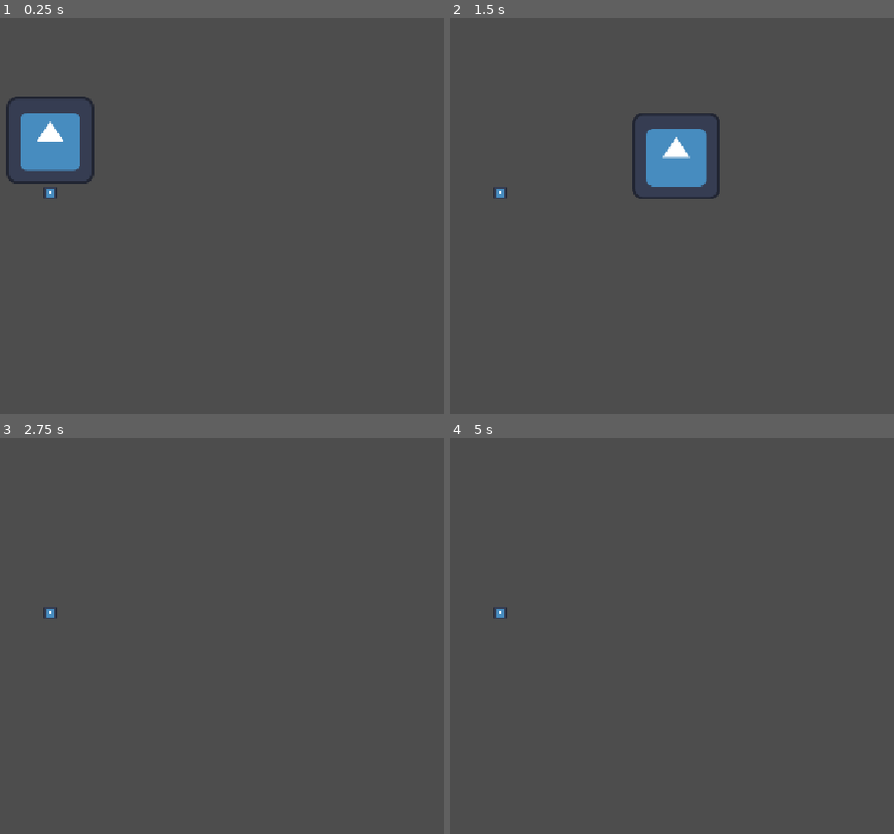
Above: before the commit, frames 1-4 (two rows, left to right).
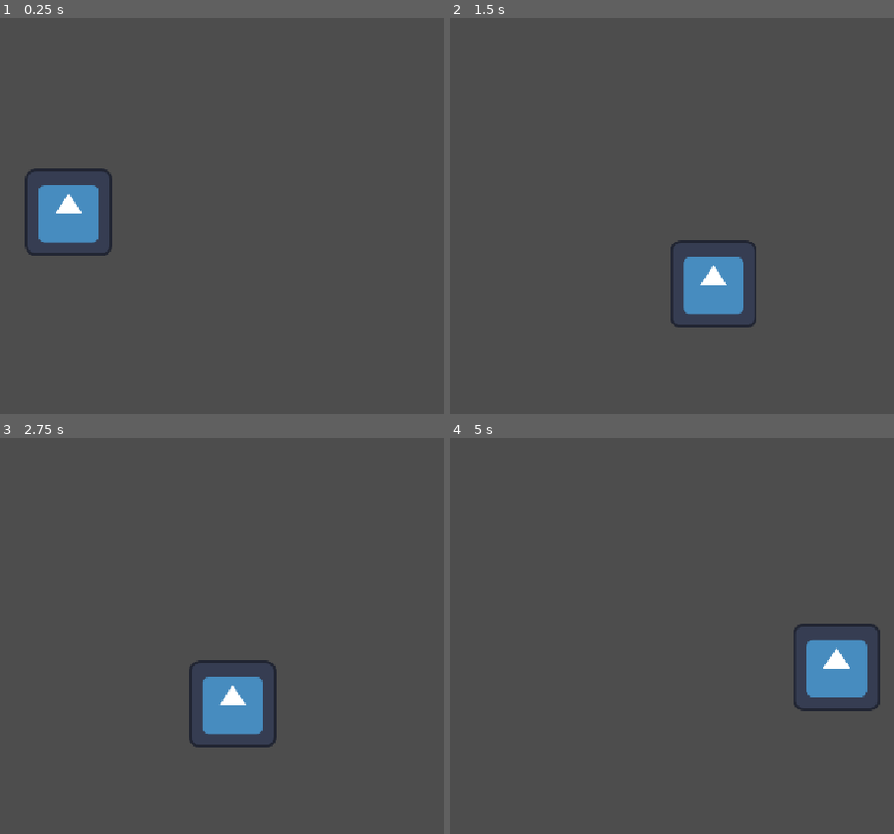
Above: after the commit, the same moments.

Repository: timkuessner/test-game-project
Game: Godot game, scene res://main.tscn
Two runs of this game, one before a commit and one after it. Both use one fixed random seed, a clock stepped at 60 frames per second and the inputs below. The engine's default icon, where the game draws it, is replaced by a stand-in: a white triangle on a blue panel in a dark square.
Inputs:
- Up to frame 1 (0.25 s): no input
- Up to frame 2 (1.5 s): tap Enter (ui_accept) at 0.5, 0.6, 0.77, 1.07, 1.35 s; hold Right (ui_right) from 0.53 s (still down)
- Up to frame 3 (2.75 s): tap Enter (ui_accept) at 1.52, 1.82, 2.1 s; release Right (ui_right) at 2.03 s; hold Left (ui_left) from 2.03 s (still down)
- Up to frame 4 (5 s): release Left (ui_left) at 2.78 s; hold Right (ui_right) 2.78-4.28 s; tap Enter (ui_accept) at 2.85, 3.02, 3.32, 3.6, 3.77, 4.07, 4.35, 4.52, 4.82 s; hold Left (ui_left) from 4.28 s (still down)

The runs differ from the first frame. In frame 1, 4.9% of the frame differs, in the area x 1-26%, y 19-61%; in frame 2, 5.0%, in the area x 9-69%, y 24-79%; in frame 3, 2.6%; in frame 4, 2.6%.

Commit message:
gooooood game

Diff:
--- /dev/null
+++ b/character_body_2d.gd
@@ -0,0 +1,25 @@
+extends CharacterBody2D
+
+
+const SPEED = 300.0
+const JUMP_VELOCITY = -400.0
+
+
+func _physics_process(delta: float) -> void:
+	# Add the gravity.
+	if not is_on_floor():
+		velocity += get_gravity() * delta
+
+	# Handle jump.
+	if Input.is_action_just_pressed("ui_accept") and is_on_floor():
+		velocity.y = JUMP_VELOCITY
+
+	# Get the input direction and handle the movement/deceleration.
+	# As good practice, you should replace UI actions with custom gameplay actions.
+	var direction := Input.get_axis("ui_left", "ui_right")
+	if direction:
+		velocity.x = direction * SPEED
+	else:
+		velocity.x = move_toward(velocity.x, 0, SPEED)
+
+	move_and_slide()
--- a/main.tscn
+++ b/main.tscn
@@ -1,35 +1,38 @@
 [gd_scene format=3 uid="uid://cublstu1w2udd"]
 
+[ext_resource type="Script" uid="uid://b8p65lo7l35n8" path="res://character_body_2d.gd" id="1_0xm2m"]
 [ext_resource type="Texture2D" uid="uid://bfti1kuomulq8" path="res://icon.svg" id="1_ig7tw"]
-[ext_resource type="Script" uid="uid://p0ck24j8ljoq" path="res://sprite_2d.gd" id="2_0xm2m"]
 
-[sub_resource type="RectangleShape2D" id="RectangleShape2D_gfxkb"]
-size = Vector2(133, 133)
+[sub_resource type="CapsuleShape2D" id="CapsuleShape2D_kej8o"]
+radius = 62.0
+height = 126.0
 
-[sub_resource type="RectangleShape2D" id="RectangleShape2D_k5pq1"]
+[sub_resource type="WorldBoundaryShape2D" id="WorldBoundaryShape2D_kej8o"]
+normal = Vector2(2.7743252e-07, -1)
+distance = -7.0182753
 
 [node name="Node2D" type="Node2D" unique_id=673185833]
 
-[node name="CharacterBody2D" type="CharacterBody2D" parent="." unique_id=1341716582]
-position = Vector2(0, -100)
-script = ExtResource("2_0xm2m")
+[node name="Camera2D" type="Camera2D" parent="." unique_id=598048131]
 
-[node name="Sprite2D" type="Sprite2D" parent="CharacterBody2D" unique_id=1662998041]
+[node name="CharacterBody2D" type="CharacterBody2D" parent="." unique_id=1972972001]
+script = ExtResource("1_0xm2m")
+
+[node name="Sprite2D" type="Sprite2D" parent="CharacterBody2D" unique_id=934764609]
 texture = ExtResource("1_ig7tw")
 
-[node name="CollisionShape2D" type="CollisionShape2D" parent="CharacterBody2D" unique_id=454440022]
-position = Vector2(-0.5, 0.5)
-shape = SubResource("RectangleShape2D_gfxkb")
+[node name="CollisionShape2D" type="CollisionShape2D" parent="CharacterBody2D" unique_id=749300055]
+shape = SubResource("CapsuleShape2D_kej8o")
 
-[node name="Camera2D" type="Camera2D" parent="." unique_id=1843070524]
+[node name="StaticBody2D2" type="StaticBody2D" parent="." unique_id=2143889699]
 
-[node name="StaticBody2D" type="StaticBody2D" parent="." unique_id=1027115828]
-disable_mode = 1
+[node name="CollisionShape2D" type="CollisionShape2D" parent="StaticBody2D2" unique_id=592593718]
+position = Vector2(41, 190)
+shape = SubResource("WorldBoundaryShape2D_kej8o")
 
-[node name="CollisionShape2D" type="CollisionShape2D" parent="StaticBody2D" unique_id=1349369191]
-shape = SubResource("RectangleShape2D_k5pq1")
+[node name="StaticBody2D" type="StaticBody2D" parent="." unique_id=77487009]
 
-[node name="Sprite2D" type="Sprite2D" parent="StaticBody2D" unique_id=636149185]
-position = Vector2(0, 3.8146973e-06)
-scale = Vector2(0.15, 0.15)
-texture = ExtResource("1_ig7tw")
+[node name="CollisionShape2D" type="CollisionShape2D" parent="StaticBody2D" unique_id=2095873423]
+position = Vector2(-27.999998, 196)
+rotation = 1.5707964
+shape = SubResource("WorldBoundaryShape2D_kej8o")
--- a/sprite_2d.gd
+++ /dev/null
@@ -1,27 +0,0 @@
-extends CharacterBody2D
-
-@export var speed: float = 300.0
-@export var acceleration: float = 1500.0
-@export var friction: float = 2000.0
-@export var jump_velocity: float = -450.0
-
-var gravity: float = ProjectSettings.get_setting("physics/2d/default_gravity")
-
-@onready var sprite: Sprite2D = $Sprite2D
-
-func _physics_process(delta: float) -> void:
-	if not is_on_floor():
-		velocity.y += gravity * delta
-
-	if Input.is_action_just_pressed("ui_accept") and is_on_floor():
-		velocity.y = jump_velocity
-
-	var direction := Input.get_axis("ui_left", "ui_right")
-
-	if direction != 0:
-		velocity.x = move_toward(velocity.x, direction * speed, acceleration * delta)
-
-		sprite.flip_h = (direction < 0)
-	else:
-		velocity.x = move_toward(velocity.x, 0, friction * delta)
-	move_and_slide()
Not shown, added: character_body_2d.gd.uid
Not shown, removed: sprite_2d.gd.uid
